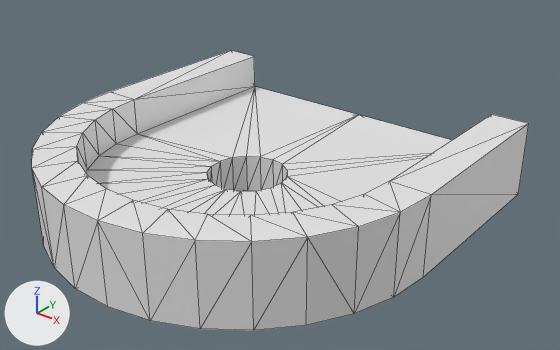
The OBJ model Assets/TrackEditor/End.obj, before and after one commit.
Both versions are drawn from a 50 mm lens placed at (2.29, -2.6, 1.86), pointed at (0.15, 0.07, 0.21). Every picture has the same lights, and +X, +Y and +Z are marked at lower left. Mesh edges are drawn as thin lines. Where no turn or scale is listed for an object, it has been applied to the vertices.

The older version as bpy lines, for what is in view:
```python
me_end___col = bpy.data.meshes.new('End_-_col')
me_end___col.from_pydata(...)  # 110 vertices, 220 faces; spans x -1.0..1.0, y -0.99..1.0, z 0.0..0.4
ob_end___col = bpy.data.objects.new('End_-_col', me_end___col)
ob_end___col.location = (0.0, 0.0, 0.0)
```
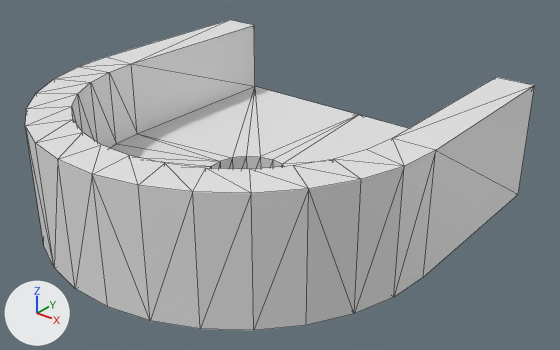
Location of each change, (x1, y1, x2, y2) in pixels of the pictures (560 x 350 px):
'End_-_col', reshaped (11% taller)
    before: (32, 51, 529, 330)
    after: (25, 20, 535, 330)

What the commit changed:
me_end___col has 110 vertices, 220 faces and spans x -1.0..1.0, y -0.99..1.0, z 0.0..0.4.
me_end___col is used by ob_end___col; location (0.0, 0.0, 0.0).
me_end___col part 1: all 36 vertices in x -1.0..1.0, y -0.99..1.0, z 0.4 are moved by (0.0, 0.0, 0.2).
